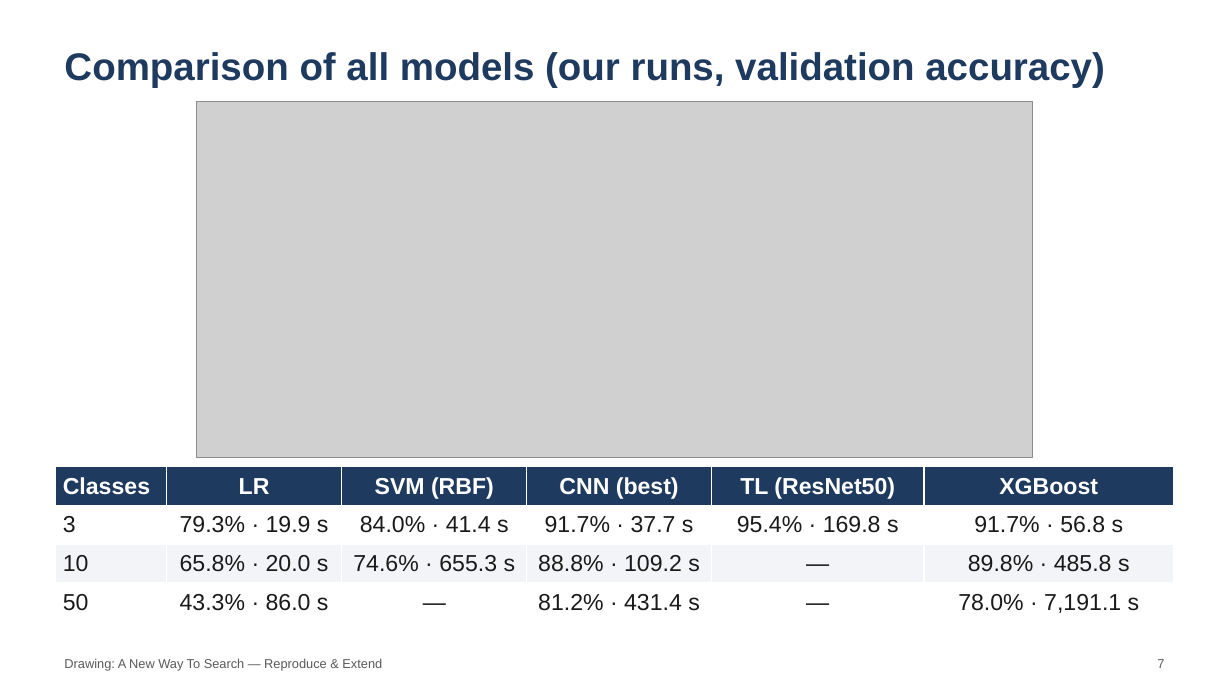
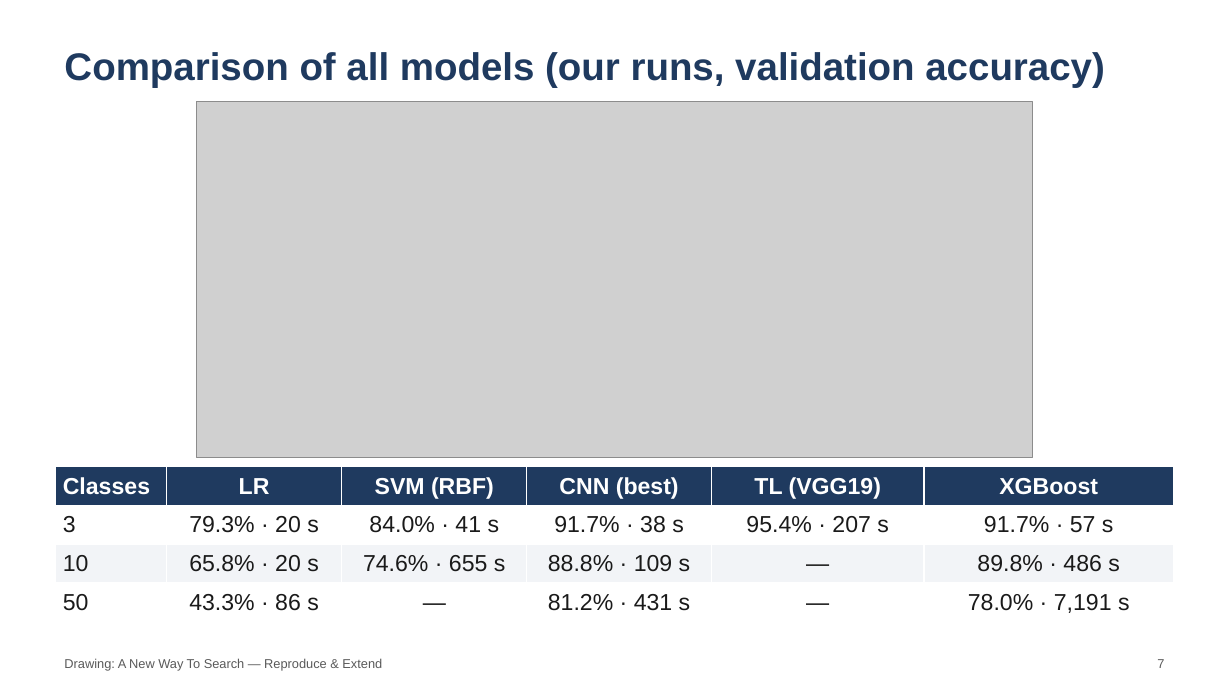
Before and after one commit to kesho475/ML-MiniProject, a slide deck: slide 7 of presentation/ML_MiniProject.pptx. Drawn at 1232x693 pixels with LibreOffice and Linux fonts; fonts in the diff are those of the drawing; grey boxes stand for pictures. Boxes give left, top, right and bottom in pixels: in the first picture for what was removed or moved away, otherwise in the second. Text is boxed around its words. In the diff, an @@ line names an element or a change of style, - is before the commit and + after.

Commit message:
Final cleanup: presentation-ready tables, figures and README

```diff
--- a/presentation/ML_MiniProject.pptx
+++ b/presentation/ML_MiniProject.pptx
@@ table at (55, 467, 1174, 622) @@
-row 1, column 5: TL (ResNet50)
+row 1, column 5: TL (VGG19)
-row 2: 3 | 79.3% · 19.9 s | 84.0% · 41.4 s | 91.7% · 37.7 s | 95.4% · 169.8 s | 91.7% · 56.8 s
+row 2: 3 | 79.3% · 20 s | 84.0% · 41 s | 91.7% · 38 s | 95.4% · 207 s | 91.7% · 57 s
-row 3: 10 | 65.8% · 20.0 s | 74.6% · 655.3 s | 88.8% · 109.2 s | — | 89.8% · 485.8 s
+row 3: 10 | 65.8% · 20 s | 74.6% · 655 s | 88.8% · 109 s | — | 89.8% · 486 s
-row 4: 50 | 43.3% · 86.0 s | — | 81.2% · 431.4 s | — | 78.0% · 7,191.1 s
+row 4: 50 | 43.3% · 86 s | — | 81.2% · 431 s | — | 78.0% · 7,191 s
```
Also in this commit, not shown: 2 other slides changed, 36 other files.
